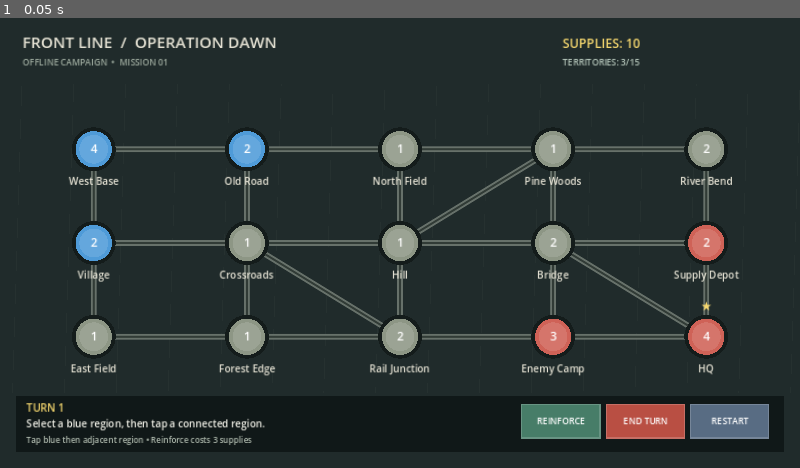
Above: before the commit, frame 1.
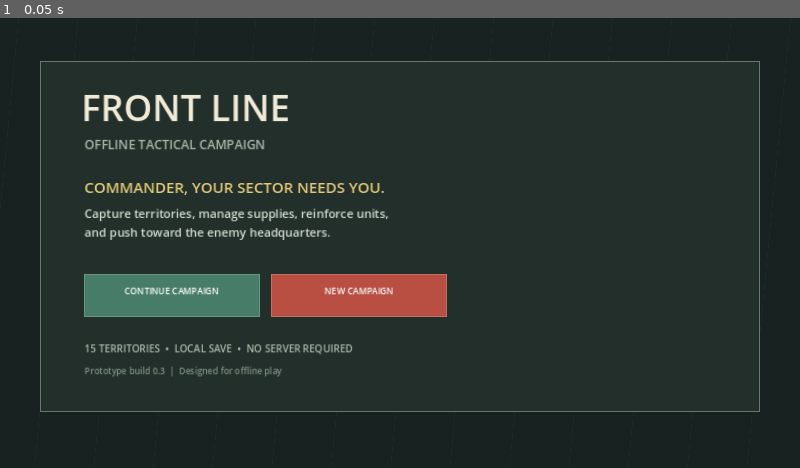
Above: after the commit, the same moment.

Repository: Javadmk1/Front-Line
Game: Godot game, scene res://scenes/Main.tscn
Two runs of this game, one before a commit and one after it. Both use one fixed random seed, a clock stepped at 60 frames per second and the inputs below.
Inputs:
- Up to frame 1 (0.05 s): no input

The runs differ from the first frame. In frame 1, 18% of the frame differs, in the area x 2-97%, y 4-95%.

Commit message:
Add main menu and campaign continue/new game flow

Diff:
--- a/scripts/Main.gd
+++ b/scripts/Main.gd
@@ -17,6 +17,7 @@
 var message: String = "Select a blue region, then tap a connected region."
 var game_over: bool = false
 var mission_won: bool = false
+var show_menu: bool = true
 
 var region_names := [
 	"West Base", "Old Road", "North Field", "Pine Woods", "River Bend",
@@ -71,6 +72,9 @@
 
 func _draw() -> void:
 	draw_rect(Rect2(Vector2.ZERO, Vector2(1280, 720)), MAP_BG)
+	if show_menu:
+		_draw_menu()
+		return
 	_draw_background_details()
 	for link in links:
 		var a: Vector2 = regions[link.x]["pos"]
@@ -80,6 +84,23 @@
 	for i in range(regions.size()):
 		_draw_region(i)
 	_draw_hud()
+
+func _draw_menu() -> void:
+	draw_rect(Rect2(Vector2.ZERO, Vector2(1280, 720)), Color("#182321"))
+	for i in range(14):
+		var x := 30.0 + float(i) * 95.0
+		draw_line(Vector2(x, 0), Vector2(x - 70, 720), Color(0.7, 0.8, 0.7, 0.035), 1.0)
+	draw_rect(Rect2(Vector2(65, 70), Vector2(1150, 560)), Color("#222f2b"), true)
+	draw_rect(Rect2(Vector2(65, 70), Vector2(1150, 560)), Color("#65786b"), false, 2.0)
+	draw_string(ThemeDB.fallback_font, Vector2(130, 165), "FRONT LINE", HORIZONTAL_ALIGNMENT_LEFT, 800, 58, Color("#f0ead7"))
+	draw_string(ThemeDB.fallback_font, Vector2(135, 210), "OFFLINE TACTICAL CAMPAIGN", HORIZONTAL_ALIGNMENT_LEFT, 800, 20, Color("#a9b7a9"))
+	draw_string(ThemeDB.fallback_font, Vector2(135, 280), "COMMANDER, YOUR SECTOR NEEDS YOU.", HORIZONTAL_ALIGNMENT_LEFT, 850, 24, Color("#e3c978"))
+	draw_string(ThemeDB.fallback_font, Vector2(135, 320), "Capture territories, manage supplies, reinforce units,", HORIZONTAL_ALIGNMENT_LEFT, 900, 19, Color("#d4ddd2"))
+	draw_string(ThemeDB.fallback_font, Vector2(135, 350), "and push toward the enemy headquarters.", HORIZONTAL_ALIGNMENT_LEFT, 900, 19, Color("#d4ddd2"))
+	_draw_button(Rect2(Vector2(135, 410), Vector2(280, 68)), "CONTINUE CAMPAIGN", Color("#477d68"))
+	_draw_button(Rect2(Vector2(435, 410), Vector2(280, 68)), "NEW CAMPAIGN", Color("#b94f43"))
+	draw_string(ThemeDB.fallback_font, Vector2(135, 535), "15 TERRITORIES  •  LOCAL SAVE  •  NO SERVER REQUIRED", HORIZONTAL_ALIGNMENT_LEFT, 950, 16, Color("#a9b7a9"))
+	draw_string(ThemeDB.fallback_font, Vector2(135, 570), "Prototype build 0.3  |  Designed for offline play", HORIZONTAL_ALIGNMENT_LEFT, 950, 14, Color("#7f9284"))
 
 func _draw_background_details() -> void:
 	for i in range(16):
@@ -115,9 +136,9 @@
 	draw_string(ThemeDB.fallback_font, Vector2(42, 630), "TURN %d" % turn_number, HORIZONTAL_ALIGNMENT_LEFT, 120, 17, Color("#f5d76e"))
 	draw_string(ThemeDB.fallback_font, Vector2(42, 655), message, HORIZONTAL_ALIGNMENT_LEFT, 800, 16, Color("#f1f1e8"))
 	draw_string(ThemeDB.fallback_font, Vector2(42, 680), "Tap blue then adjacent region • Reinforce costs 3 supplies", HORIZONTAL_ALIGNMENT_LEFT, 700, 13, Color("#aeb9ad"))
-	_draw_button(Rect2(Vector2(835, 618), Vector2(125, 54)), "REINFORCE", Color("#477d68"))
-	_draw_button(Rect2(Vector2(970, 618), Vector2(125, 54)), "END TURN", Color("#b94f43") if not game_over else Color("#56645a"))
-	_draw_button(Rect2(Vector2(1105, 618), Vector2(125, 54)), "RESTART", Color("#586c83"))
+	_draw_button(Rect2(Vector2(810, 618), Vector2(125, 54)), "REINFORCE", Color("#477d68"))
+	_draw_button(Rect2(Vector2(945, 618), Vector2(125, 54)), "END TURN", Color("#b94f43") if not game_over else Color("#56645a"))
+	_draw_button(Rect2(Vector2(1080, 618), Vector2(150, 54)), "MENU", Color("#586c83"))
 
 func _draw_button(rect: Rect2, label: String, color: Color) -> void:
 	draw_rect(rect, color, true)
@@ -131,17 +152,27 @@
 		_handle_tap(event.position)
 
 func _handle_tap(pos: Vector2) -> void:
-	if Rect2(Vector2(1105, 618), Vector2(125, 54)).has_point(pos):
-		_restart_game()
+	if show_menu:
+		if Rect2(Vector2(135, 410), Vector2(280, 68)).has_point(pos):
+			show_menu = false
+			message = "Campaign resumed. Select a blue region to begin."
+		elif Rect2(Vector2(435, 410), Vector2(280, 68)).has_point(pos):
+			_restart_game()
+		queue_redraw()
+		return
+	if Rect2(Vector2(1080, 618), Vector2(150, 54)).has_point(pos):
+		show_menu = true
+		selected_region = -1
+		queue_redraw()
 		return
 	if game_over:
 		message = "Mission ended. Tap RESTART to play again."
 		queue_redraw()
 		return
-	if Rect2(Vector2(835, 618), Vector2(125, 54)).has_point(pos):
+	if Rect2(Vector2(810, 618), Vector2(125, 54)).has_point(pos):
 		_reinforce_selected()
 		return
-	if Rect2(Vector2(970, 618), Vector2(125, 54)).has_point(pos):
+	if Rect2(Vector2(945, 618), Vector2(125, 54)).has_point(pos):
 		_end_turn()
 		return
 	var hit := _find_region(pos)
@@ -330,5 +361,6 @@
 	mission_won = false
 	message = "New campaign started. Capture the enemy HQ!"
 	_build_map()
+	show_menu = false
 	_save_game()
 	queue_redraw()
